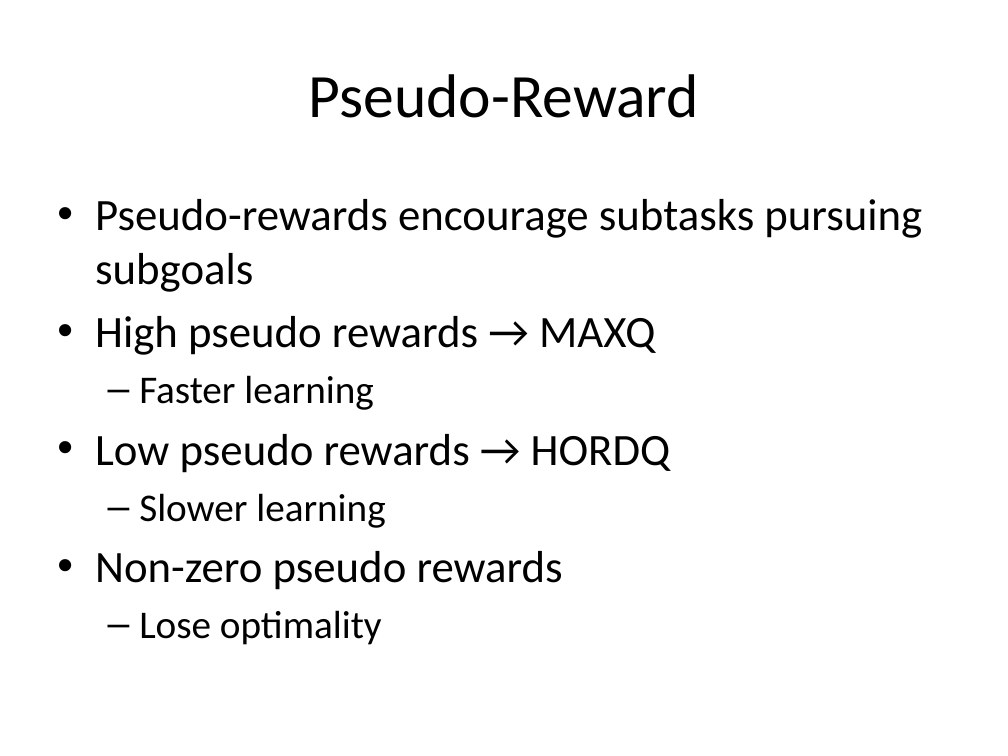
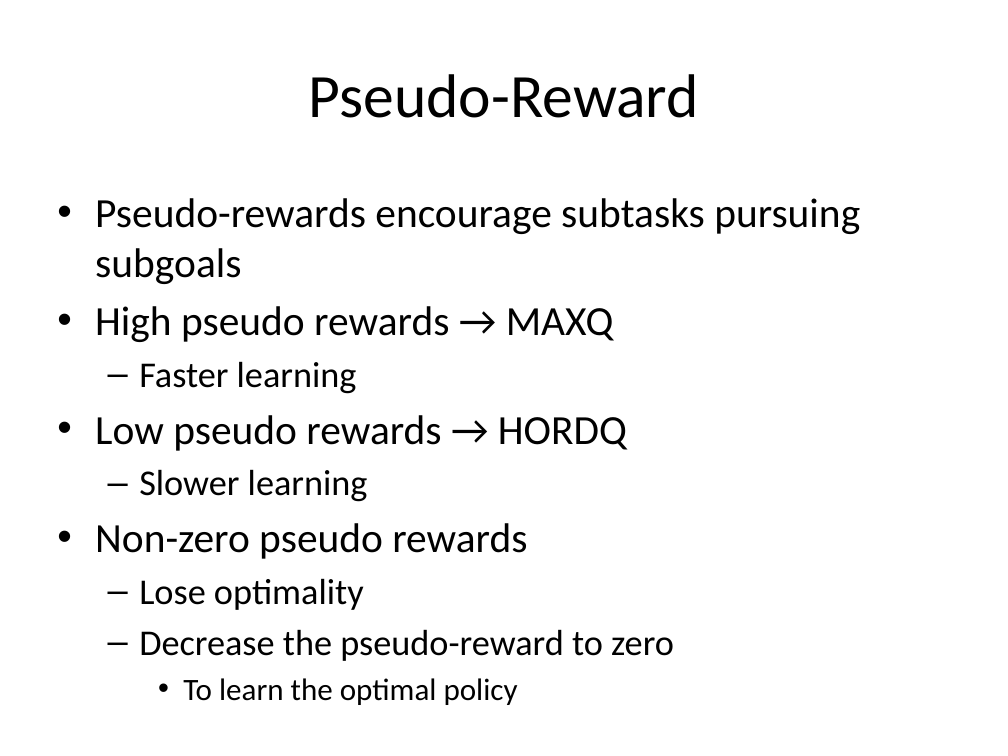
Before and after one commit to lono175/Thesis, a slide deck: slide 22 of OptimalPlanning.pptx. Drawn at 1008x756 pixels with LibreOffice and Linux fonts; fonts in the diff are those of the drawing. Boxes give left, top, right and bottom in pixels: in the first picture for what was removed or moved away, otherwise in the second. Text is boxed around its words. In the diff, an @@ line names an element or a change of style, - is before the commit and + after.

Commit message:
update slides

```diff
--- a/OptimalPlanning.pptx
+++ b/OptimalPlanning.pptx
@@ text at bbox=[95, 198, 860, 610]: size 32 to 29.6 pt in "Pseudo-rewards encourage subtasks pursuing subgoals", "High pseudo rewards → MAXQ", "Low pseudo rewards → HORDQ", "Non-zero pseudo rewards"; size 28 to 25.9 pt in "Faster learning", "Slower learning", "Lose optimality" @@
@@ text at bbox=[139, 629, 674, 705]: paragraphs added @@
+  – Decrease the pseudo-reward to zero
+    • To learn the optimal policy
```
Also in this commit, not shown: 2 other slides changed, 3 slides added.
